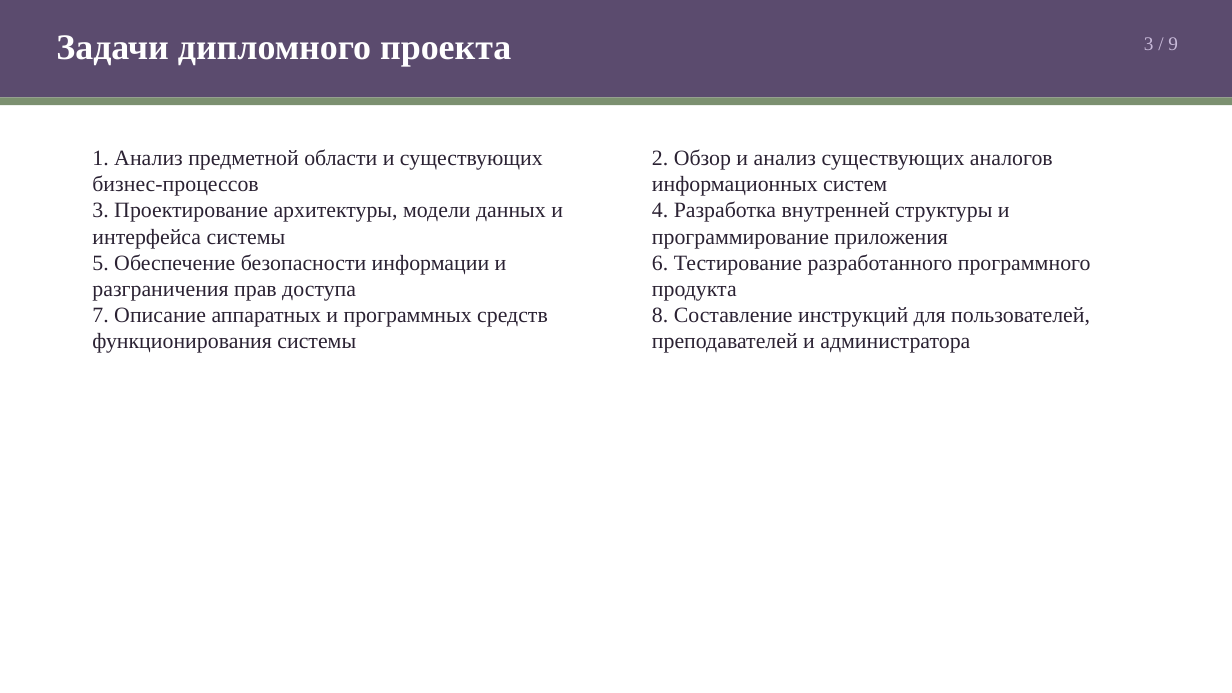
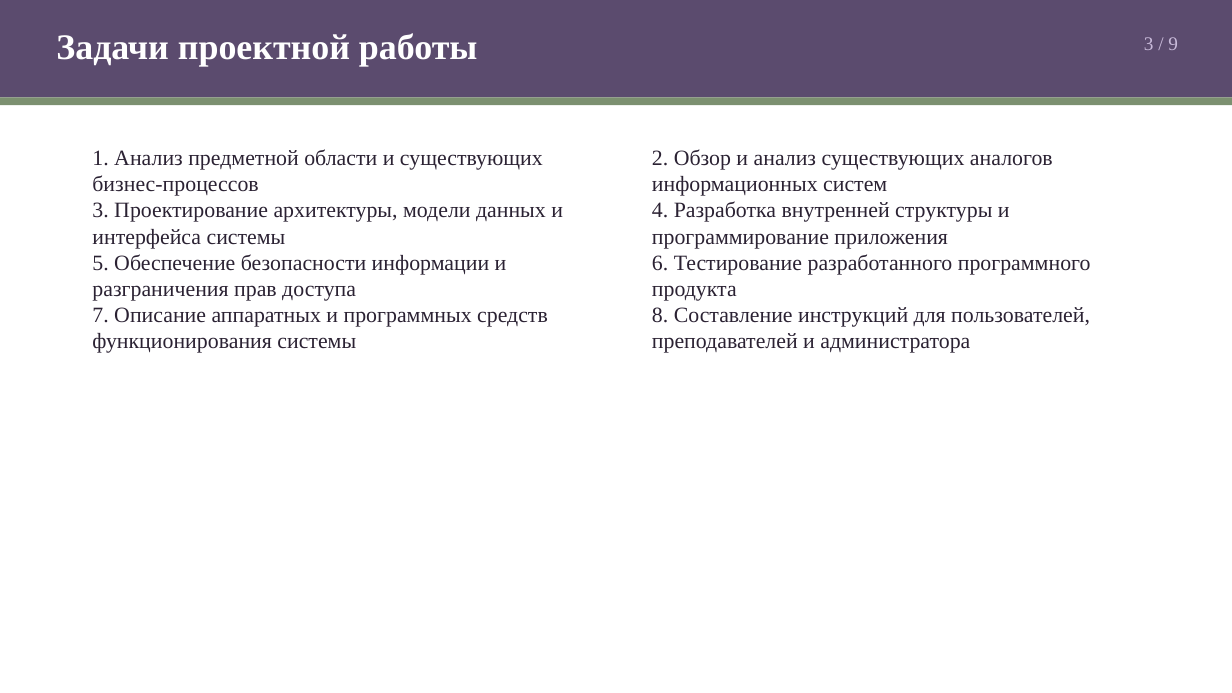
Before and after one commit to CoBa-3325/up03-uchebnye-kursy, a slide deck: slide 3 of Презентация к защите.pptx. Drawn at 1232x693 pixels with LibreOffice and Linux fonts; fonts in the diff are those of the drawing. Boxes give left, top, right and bottom in pixels: in the first picture for what was removed or moved away, otherwise in the second. Text is boxed around its words. In the diff, an @@ line names an element or a change of style, - is before the commit and + after.

```diff
--- a/Презентация к защите.pptx
+++ b/Презентация к защите.pptx
@@ text at box(56, 33, 478, 66): text changed @@
-Задачи дипломного проекта
+Задачи проектной работы
```
Also in this commit, not shown: 3 other slides changed.
